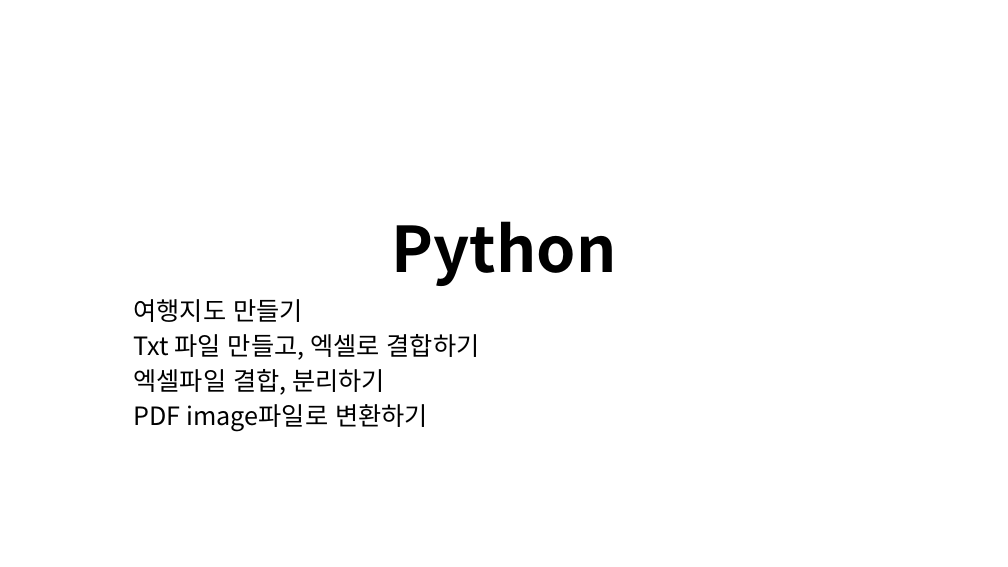
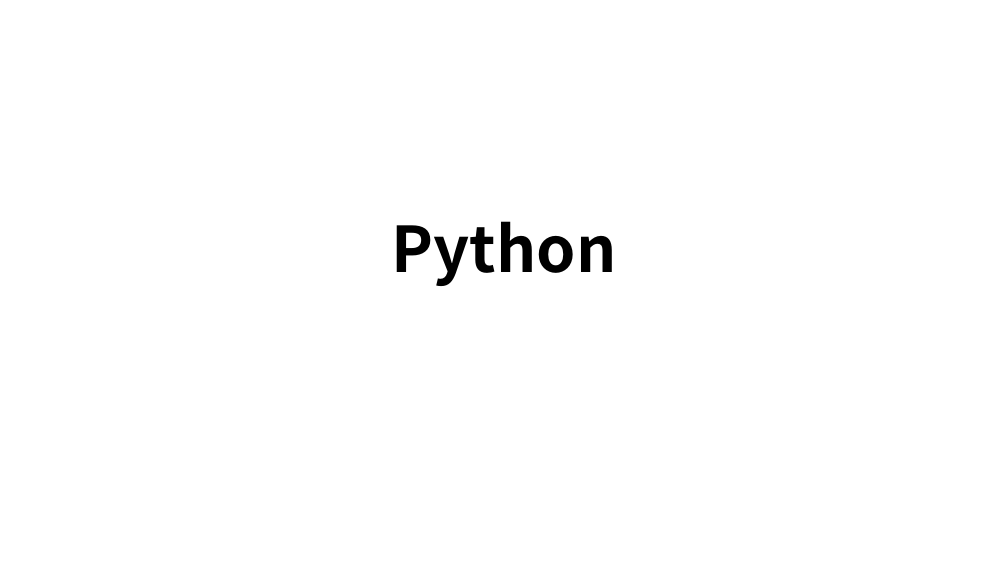
Before and after one commit to lolsaless/Python, a slide deck: slide 4 of 프롬프트 시연.pptx. Drawn at 1008x567 pixels with LibreOffice and Linux fonts; fonts in the diff are those of the drawing. Boxes give left, top, right and bottom in pixels: in the first picture for what was removed or moved away, otherwise in the second. Text is boxed around its words. In the diff, an @@ line names an element or a change of style, - is before the commit and + after.

```diff
--- a/프롬프트 시연.pptx
+++ b/프롬프트 시연.pptx
@@ subtitle removed at [134, 299, 480, 432] @@
-여행지도 만들기
-Txt 파일 만들고, 엑셀로 결합하기
-엑셀파일 결합, 분리하기
-PDF image파일로 변환하기
```
Also in this commit, not shown: 8 other slides changed, 20 other files.
